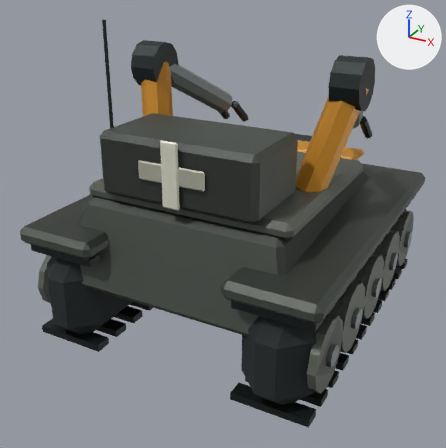
Renders of the glTF model assets/models/bastion/demo/RepairRobot.glb from each side of a commit.
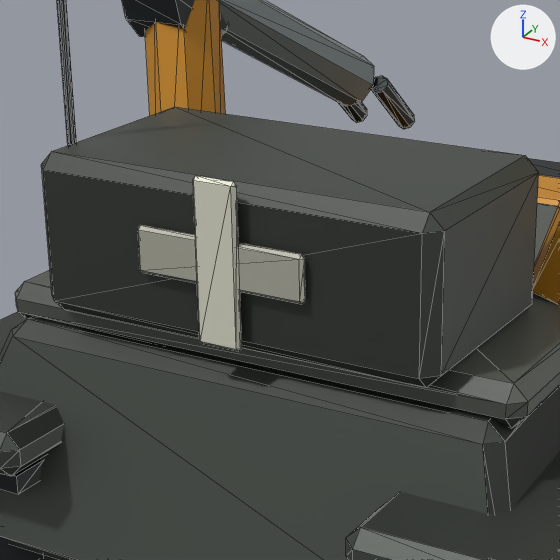
There are two pictures of each version: one whole from a camera (50 mm lens) standing at (2.084, -4.141, 2.745) and looking at (-0.064, -0.235, 0.792), one close up on the part from 19% to 69% of the width and 16% to 66% of the height. Arrows for +X, +Y and +Z are at upper right; the lights stay in place. The last two pictures show the newer version. The close-ups show mesh edges as thin lines. Where no turn or scale is listed for an object, it has been applied to the vertices. Vertices at exactly the same position are counted once.

Script lines for the objects in view, before the commit:
```python
ob_export_repairrobot_armlower = bpy.data.objects.new('export_RepairRobot_ArmLower', me_cylinder_190)
ob_export_repairrobot_armlower.location = (-0.72, -0.12, 1.565)
ob_export_repairrobot_armlower_001 = bpy.data.objects.new('export_RepairRobot_ArmLower.001', me_cylinder_195)
ob_export_repairrobot_armlower_001.location = (0.72, -0.12, 1.565)
ob_export_repairrobot_trackbelt = bpy.data.objects.new('export_RepairRobot_TrackBelt', me_cube_401)
ob_export_repairrobot_trackbelt.location = (-0.825, 0.0, 0.42)
```
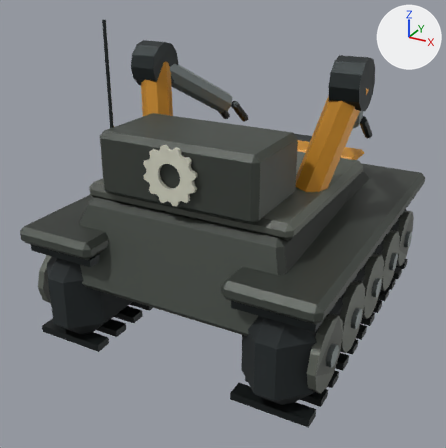
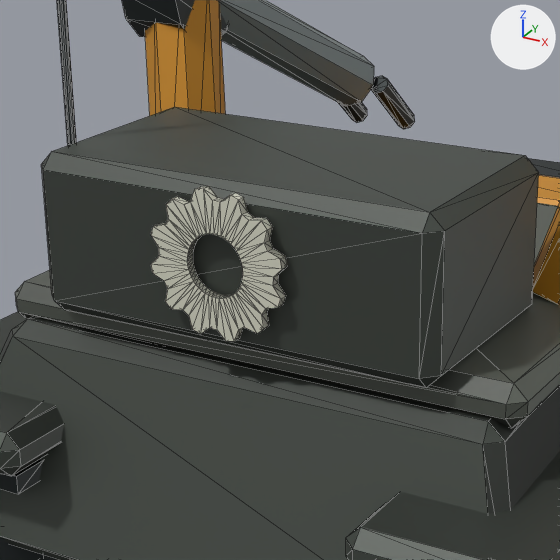
Edits to the bpy script that builds the scene:
```text
Change me_cube_401:
    used by ob_export_repairrobot_trackbelt; location = (-0.825, 0.0, 0.42)
    remove me_cube_401.from_pydata(...)  # 1064 vertices, 1804 faces; spans x -0.32..1.97, y -1.33..1.33, z -0.37..1.93
    add me_cube_401.from_pydata(...)  # 1224 vertices, 2132 faces; spans x -0.32..1.97, y -1.33..1.33, z -0.37..1.93
    me_cube_401 part 1: the loose piece of 16 vertices spanning x 0.76..0.89, y -1.06..-1.04, z 0.81..1.26 is rebuilt with 192 vertices and now spans x 0.63..1.02, y -1.06..-1.04, z 0.83..1.23
    me_cube_401 part 2
    16 vertices are removed from x 0.57..1.08, y -1.05..-1.03, z 0.97..1.1
    28 faces are deleted
    me_cube_401 part 3: 9 kept faces spanning x 0.06..1.59, y -1.02..-0.95, z 0.68..1.24 get new vertex colours
```

Where the change shows, as pixel boxes (x1, y1, x2, y2) in the close-ups (560 x 560 px):
part 1 of me_cube_401, rebuilt (174% wider, 11% shorter)
    before: (193, 176, 242, 351)
    after: (151, 186, 287, 341)
part 2 of me_cube_401, deleted
    before: (138, 225, 305, 304)
part 3 of me_cube_401, edited (looks the same)
    both: (13, 152, 506, 444)
